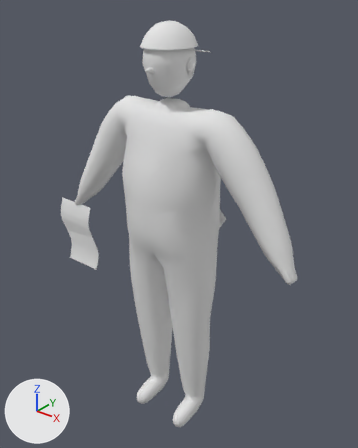
What one commit did to the glTF model assets/actors/crowd/fan17.glb.
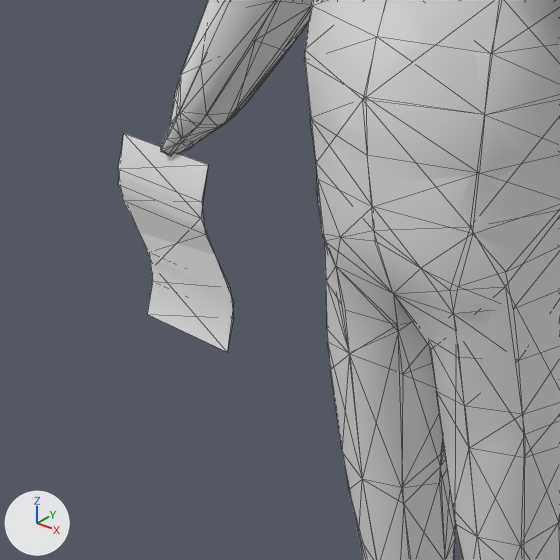
Each version appears first whole from a 50 mm lens placed at (1.157, -1.403, 1.832), pointed at (-0.019, 0.067, 0.921), and next in a close-up on the part from 6% to 58% of the width and 34% to 76% of the height. The lights are fixed; the arrows at lower left show +X, +Y and +Z. The older version's two pictures come first. The close-ups show mesh edges as thin lines. Vertices at exactly the same position are counted once.

The first close-up shows 'fan17', 'fan17_lod1'.
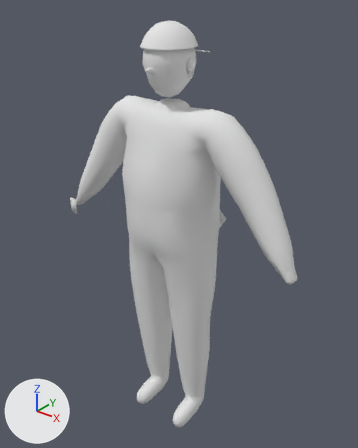
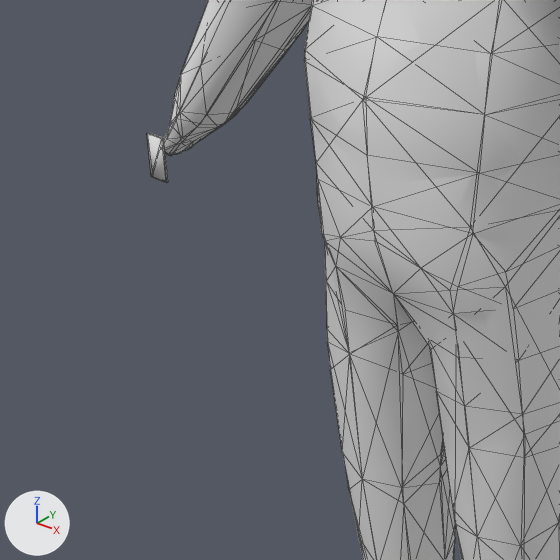
Changed parts and their boxes [x1, y1, x2, y2] in the close-ups (560 x 560 px):
'fan17_lod1', reshaped
    before: [119, 0, 560, 560]
    after: [165, 0, 560, 560]
'fan17', reshaped
    before: [118, 0, 560, 560]
    after: [147, 0, 560, 560]
part 1 of me_fan17, added
    after: [147, 133, 168, 183]
part 2 of me_fan17, deleted
    before: [118, 133, 234, 346]
part 3 of me_fan17_lod1, deleted
    before: [119, 168, 234, 352]

The change in detail:
me_fan17 is used by ob_fan17; location (0.0, 0.0, 0.0).
me_fan17 had 787 vertices, 1500 faces and spanned x -0.65..0.56, y -0.17..0.17, z -0.02..1.72.
me_fan17 now has 782 vertices, 1500 faces and spans x -0.57..0.56, y -0.17..0.17, z -0.02..1.72.
me_fan17 part 1: a new loose piece, a box spanning x -0.5739..-0.5386, y -0.051..-0.0471, z 0.8615..0.9351, in mat_crowd_fan (white #e7e7e7).
me_fan17 part 2: the loose piece of 12 vertices spanning x -0.65..-0.46, y -0.05..-0.01, z 0.57..0.91 is deleted.
Other edits to the shape of me_fan17 do not show in these pictures.
me_fan17_lod1 is used by ob_fan17_lod1; location (0.0, 0.0, 0.0).
me_fan17_lod1 had 360 vertices, 650 faces and spanned x -0.65..0.56, y -0.17..0.17, z -0.02..1.72.
me_fan17_lod1 now has 357 vertices, 648 faces and spans x -0.57..0.56, y -0.17..0.17, z -0.02..1.72.
me_fan17_lod1 part 3: the loose piece of 8 vertices spanning x -0.65..-0.46, y -0.06..0.0, z 0.57..0.91 is deleted.
Other edits to the shape of me_fan17_lod1 do not show in these pictures.
